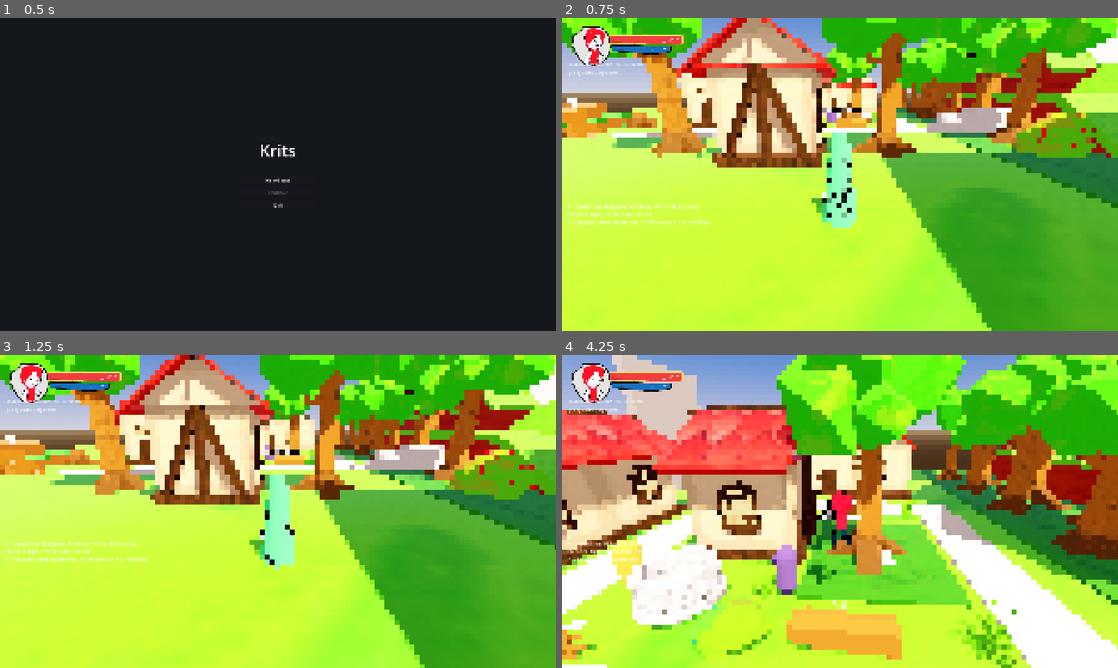
Above: before the commit, frames 1-4 (two rows, left to right).
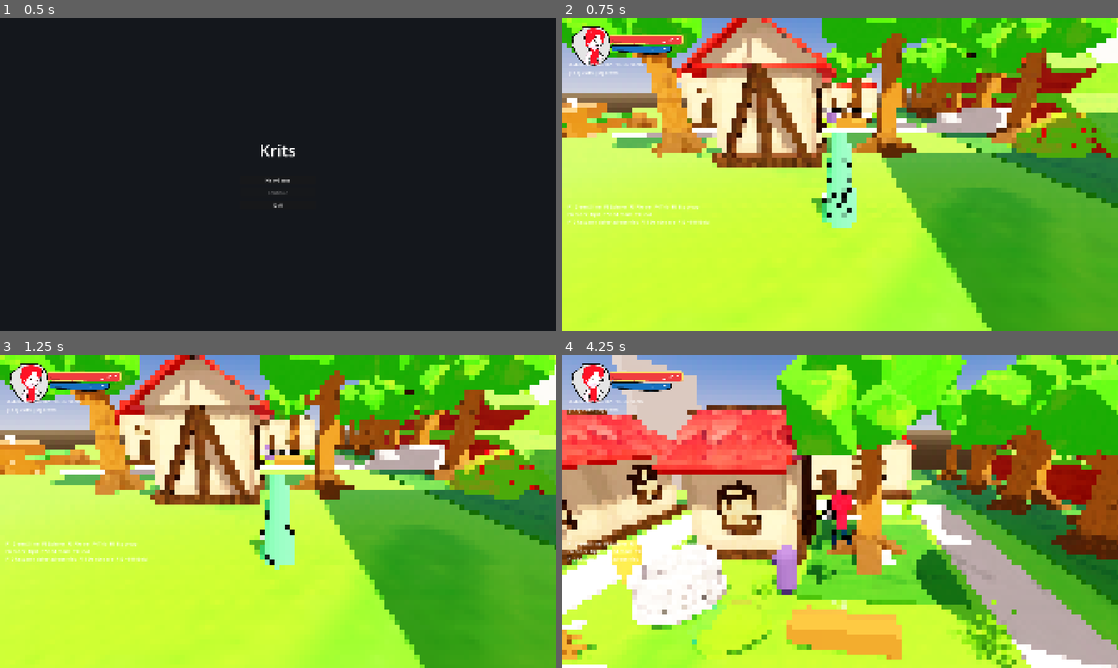
Above: after the commit, the same moments.

Repository: doggoanim/Krits
Game: Godot game, scene res://ui/main_menu.tscn
Two runs of this game, one before a commit and one after it. Both use one fixed random seed, a clock stepped at 60 frames per second and the inputs below.
Inputs (mouse positions are in pixels of both pictures, inside the frame that each line leads up to):
- Up to frame 1 (0.5 s): no input
- Up to frame 2 (0.75 s): click "New Game" at 0.5 s
- Up to frame 3 (1.25 s): no input
- Up to frame 4 (4.25 s): tap Enter at 1.25 s; move the mouse to (867, 511) at 1.27 s; hold Ctrl (crouch_pound) 1.28-2.03 s; hold W (move_forward) from 1.28 s (still down); click (867, 511) at 1.42 s; tap Space (jump) at 1.52, 2.27, 3.77 s; move the mouse to (812, 511) at 2.02 s; tap E (interact) at 2.1 s; move the mouse to (851, 505) at 2.77 s; hold Shift (roll_dive) 2.78-3.53 s; move the mouse to (834, 517) at 3.52 s; tap Delete at 3.6 s; click (834, 517) at 3.67 s

Frame 1 is identical in both runs. In frame 2, 0.3% of the frame differs, in the area x 52-65%, y 14-36%; in frame 3, 0.3%; in frame 4, 8.7%, in the area x 63-100%, y 59-100%.

Commit message:
Add drifting cloud shadows over the terrain
New world/cloud_shadows.gd (CloudShadows): invisible blob-shaped planes high
overhead, set to GeometryInstance3D.SHADOW_CASTING_SETTING_SHADOWS_ONLY so
Godot renders them into the sun's shadow map but skips them entirely in the
normal color pass — nothing floats visibly in the sky, just a soft shadow
patch drifting across the ground beneath each one. The blob shape uses
alpha-scissor cutout rather than blending specifically because Godot's
shadow pass only respects cutout alpha; scissoring the same soft round
texture AmbientMotes' dust uses gives an irregular, roughly round cutout,
and the sun's own shadow_blur softens that edge on the ground. One node
manages several blobs drifting together and wrapping back around once they
pass out the far side of drift_area.

Needs the sun's shadows enabled to show anything (EnvironmentConfig.
sun_shadows, already on by default). Wired up one instance over
hometown.tscn's main clearing as a worked example.

Co-Authored-By: Claude Sonnet 5 <noreply@anthropic.com>
Claude-Session: https://claude.ai/code/session_01TYpdm1jACUqsWG6yyTxbgm

Diff:
--- /dev/null
+++ b/world/cloud_shadows.gd
@@ -0,0 +1,65 @@
+class_name CloudShadows
+extends Node3D
+## Invisible blob-shaped planes drifting slowly overhead, casting nothing of
+## themselves but a soft moving shadow patch on the terrain below — the
+## sun (DirectionalLight3D) needs shadows enabled for this to show up at all
+## (see EnvironmentConfig.sun_shadows, on by default). Each blob is a real
+## mesh set to GeometryInstance3D.SHADOW_CASTING_SETTING_SHADOWS_ONLY: Godot
+## renders it into the shadow map but skips it entirely in the normal color
+## pass, so nothing floats visibly in the sky — just its shadow, sliding
+## across the ground beneath it.
+##
+## The blob shape itself is alpha-scissor cutout (not blended) specifically
+## because Godot's shadow pass only respects a cutout alpha, not a blended
+## one — a soft blended gradient would just cast a plain hard rectangle.
+## Scissoring at shadow_alpha_threshold against the same soft round texture
+## AmbientMotes' dust uses gives an irregular, roughly round cutout instead —
+## the sun's own shadow_blur (EnvironmentConfig.sun_shadow_blur) then softens
+## that cutout edge on the ground, which is what actually sells "cloud
+## shadow" rather than "shape with a hard edge".
+##
+## Usage: add as a single node anywhere in a level — one instance manages
+## several blobs drifting together across drift_area and wrapping back
+## around once they pass out the far side. Unlike FoliageWind/AmbientMotes,
+## this decorates the whole level from one node, not a specific prop.
+
+@export var height := 25.0                     ## how high above this node's own Y the blobs drift
+@export var drift_area := Vector2(80.0, 80.0)  ## how far blobs travel before wrapping back around
+@export var blob_count := 4
+@export var blob_size := Vector2(14.0, 10.0)
+@export var drift_speed := 1.2                 ## world units/sec along +X — same travel direction WindGusts uses
+@export var shadow_alpha_threshold := 0.3      ## higher = a smaller, patchier shadow cutout
+
+var _blobs: Array[MeshInstance3D] = []
+
+func _ready() -> void:
+	var tex := SoftCircleTexture.make(64)
+	for i in blob_count:
+		var mi := MeshInstance3D.new()
+		var quad := QuadMesh.new()
+		quad.size = blob_size * randf_range(0.7, 1.3)
+		mi.mesh = quad
+
+		var mat := StandardMaterial3D.new()
+		mat.shading_mode = BaseMaterial3D.SHADING_MODE_UNSHADED
+		mat.transparency = BaseMaterial3D.TRANSPARENCY_ALPHA_SCISSOR
+		mat.alpha_scissor_threshold = shadow_alpha_threshold
+		mat.albedo_texture = tex
+		mat.cull_mode = BaseMaterial3D.CULL_DISABLED
+		mi.material_override = mat
+
+		mi.rotation_degrees = Vector3(-90.0, 0.0, 0.0)   # lay flat — same convention as VFX.landing_ring
+		mi.cast_shadow = GeometryInstance3D.SHADOW_CASTING_SETTING_SHADOWS_ONLY
+		mi.position = Vector3(
+			randf_range(-drift_area.x * 0.5, drift_area.x * 0.5),
+			height,
+			randf_range(-drift_area.y * 0.5, drift_area.y * 0.5),
+		)
+		add_child(mi)
+		_blobs.append(mi)
+
+func _process(delta: float) -> void:
+	for mi in _blobs:
+		mi.position.x += drift_speed * delta
+		if mi.position.x > drift_area.x * 0.5:
+			mi.position.x -= drift_area.x
--- a/world/hometown.tscn
+++ b/world/hometown.tscn
@@ -42,6 +42,7 @@
 [ext_resource type="Script" uid="uid://yt8pm0fgwhly" path="res://world/ambient_motes.gd" id="41_ambient_motes"]
 [ext_resource type="Script" uid="uid://mxhompivr0pn" path="res://world/wind_lines.gd" id="42_wind_lines"]
 [ext_resource type="Script" path="res://world/falling_leaves.gd" id="43_falling_leaves"]
+[ext_resource type="Script" path="res://world/cloud_shadows.gd" id="44_cloud_shadows"]
 
 [sub_resource type="BoxMesh" id="BoxMesh_bf34x"]
 size = Vector3(10.715, 0.35, 12.595)
@@ -453,6 +454,10 @@
 [node name="Wind" type="Node" parent="Props/eyecandies/berry_bush5" unique_id=1523019782]
 script = ExtResource("40_foliage_wind")
 
+[node name="CloudShadows" type="Node3D" parent="."]
+transform = Transform3D(1, 0, 0, 0, 1, 0, 0, 0, 1, 10, 0, -5)
+script = ExtResource("44_cloud_shadows")
+
 [node name="NPCs" type="Node3D" parent="." unique_id=298095596]
 
 [node name="ElderMira" type="StaticBody3D" parent="NPCs" unique_id=-1165481586]
